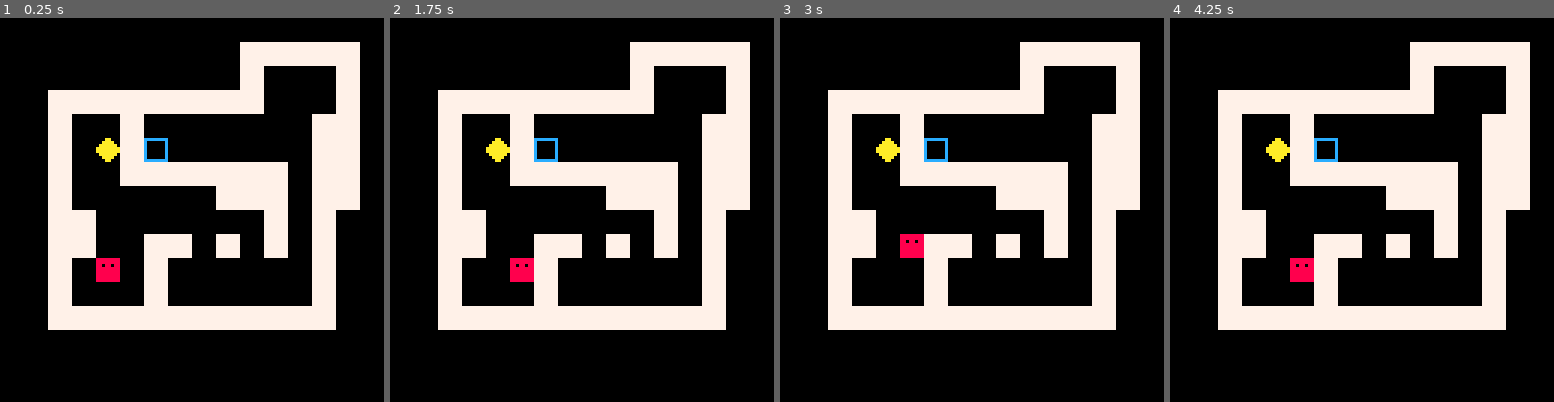
Above: before the commit, frames 1-4 (left to right).
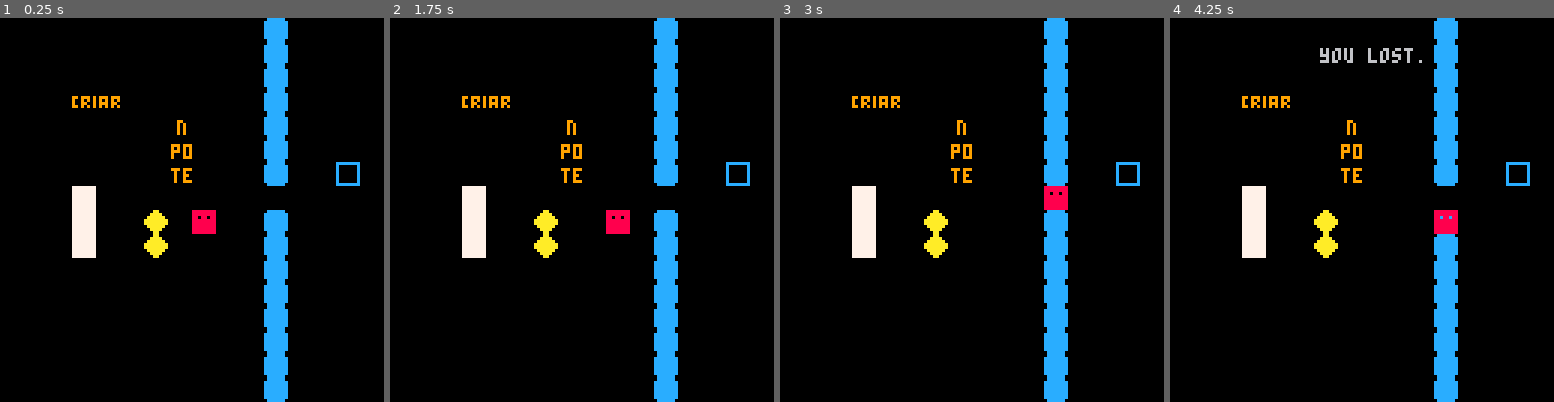
Above: after the commit, the same moments.

Repository: antonio-evaldo/sokoban
Game: PICO-8 cartridge sokoban.p8
Two runs of this game, one before a commit and one after it. Both use one fixed random seed, a clock stepped at 60 frames per second and the inputs below.
Inputs:
- Up to frame 1 (0.25 s): no input
- Up to frame 2 (1.75 s): hold Right from 1.6 s (still down)
- Up to frame 3 (3 s): release Right at 2.1 s; hold Up 2.15-2.42 s; hold Right from 2.47 s (still down)
- Up to frame 4 (4.25 s): release Right at 3.03 s; hold Left 3.08-3.58 s; hold Down 3.63-3.97 s; hold Right from 4.02 s (still down)

The runs differ from the first frame. In frame 1, 32% of the frame differs, in the area x 12-94%, y 0-100%; in frame 2, 32%; in frame 3, 32%; in frame 4, 32%.

Commit message:
chore: atualiza cartucho

Diff:
--- a/sokoban.p8
+++ b/sokoban.p8
@@ -3,15 +3,28 @@
 __lua__
 function _init()
   win = false
+  game_over = false
 
   sprites = {
     wall = 1,
     box = 2,
     goal = 3,
-    player = 16
+    water = 4,
+    player = 16,
+    pieces = {
+      criar = { 64, 65 },
+      po = 66,
+      n = 67,
+      te = 68
+    },
+    words = {
+      ponte = {
+        pieces = { 66, 67, 68 }
+      }
+    }
   }
 
-  level = 3
+  level = 2
 
   make_player()
   make_boxes()
@@ -19,7 +32,7 @@
 end
 
 function _update()
-  if not win then
+  if not win and not game_over then
     move_player_and_boxes()
     check_win()
   end
@@ -32,7 +45,11 @@
   draw_player()
   draw_boxes()
 
-  if (win) print('you won!', 50, 10)
+  if win then
+    print('you won!', 50, 10)
+  elseif game_over then
+    print('you lost.', 50, 10)
+  end
 end
 -->8
 function make_player()
@@ -44,11 +61,7 @@
 end
 
 function make_boxes()
-  box = {
-    x = nil,
-    y = nil,
-    sprite = sprites.box
-  }
+  boxes = {}
 end
 
 function move_player_and_boxes()
@@ -58,37 +71,74 @@
   if (btnp(1)) move.x = 8
   if (btnp(2)) move.y = -8
   if (btnp(3)) move.y = 8
-  local newplayerx = player.x + move.x
-  local newplayery = player.y + move.y
-
-  if collinding_wall(newplayerx, newplayery) then return end
-
-  if not collinding_box(newplayerx, newplayery) then
+  local newplayerpos = {
+    x = player.x + move.x,
+    y = player.y + move.y
+  }
+
+  if collinding_wall(newplayerpos) then return end
+
+  if collinding_water(newplayerpos) then game_over = true end
+
+  if not collinding_box(newplayerpos) then
     player.x += move.x
     player.y += move.y
   end
 
-  if collinding_box(newplayerx, newplayery) and not collinding_wall(box.x + move.x, box.y + move.y) then
-    player.x += move.x
-    player.y += move.y
-
-    box.x += move.x
-    box.y += move.y
-  end
-end
-
-function collinding_wall(x, y)
-  return mget_coord(x, y) == sprites.wall
-end
-
-function collinding_box(x, y)
-  return x == box.x and y == box.y
+  if collinding_box(newplayerpos) then
+    local box_id = get_collinding_box(newplayerpos)
+
+    local newboxpos = {
+      x = newplayerpos.x + move.x,
+      y = newplayerpos.y + move.y
+    }
+
+    if not collinding_wall(newboxpos) then
+      player.x += move.x
+      player.y += move.y
+
+      boxes[box_id].x += move.x
+      boxes[box_id].y += move.y
+    end
+    -- and can_move(newplayerpos, move)
+  end
+end
+
+function can_move(point, move)
+  return true
+  -- return collinding_nothing(box.x + move.x, box.y + move.y)
+  -- return not collinding_wall(box.x + move.x, box.y + move.y)
+  -- return false
+end
+
+function collinding_nothing(point)
+  return mget_coord(point.x, point.y) == 0
+end
+
+function collinding_wall(point)
+  return mget_coord(point.x, point.y) == sprites.wall
+end
+
+function collinding_water(point)
+  return mget_coord(point.x, point.y) == sprites.water
+end
+
+function collinding_box(point)
+  for box in all(boxes) do
+    if (point.x == box.x and point.y == box.y) return true
+  end
+end
+
+function get_collinding_box(point)
+  for box in all(boxes) do
+    if (point.x == box.x and point.y == box.y) return box.id
+  end
 end
 
 function check_win()
-  if mget_coord(box.x, box.y) == sprites.goal then
-    win = true
-  end
+  -- if mget_coord(box.x, box.y) == sprites.goal then
+  --   win = true
+  -- end
 end
 
 function draw_player()
@@ -96,19 +146,25 @@
 end
 
 function draw_boxes()
-  spr(box.sprite, box.x, box.y)
+  for box in all(boxes) do
+    spr(sprites.box, box.x, box.y)
+  end
 end
 -->8
 function make_map()
+  local box_id = 1
+
   for x = 0, 15 do
     for y = 0, 15 do
       if mget_in_level(x, y) == player.sprite then
         player.x = x * 8
         player.y = y * 8
         mset_in_level(x, y, 0) -- remove player from static map
-      elseif mget_in_level(x, y) == box.sprite then
-        box.x = x * 8
-        box.y = y * 8
+      elseif mget_in_level(x, y) == sprites.box then
+        add(boxes, { id = box_id, x = x * 8, y = y * 8 })
+
+        box_id += 1
+
         mset_in_level(x, y, 0) -- remove box from static map
       end
     end
@@ -166,11 +222,11 @@
 00111100000000000000000000000000000000000000000000000000000000000000000000000000000000000000000000000000000000000000000000000000
 00000000000000000000000000000000000000000000000000000000000000000000000000000000000000000000000000000000000000000000000000000000
 00000000000000000000000000000000000000000000000000000000000000000000000000000000000000000000000000000000000000000000000000000000
-99099909099909990999099900099000999009990000000000000000000000000000000000000000000000000000000000000000000000000000000000000000
-90090909090909090909090900090900090009000000000000000000000000000000000000000000000000000000000000000000000000000000000000000000
-90099009099909900999090900090900090009900000000000000000000000000000000000000000000000000000000000000000000000000000000000000000
-99090909090909090900090900090900090009000000000000000000000000000000000000000000000000000000000000000000000000000000000000000000
-00000000000000000900099900090900090009990000000000000000000000000000000000000000000000000000000000000000000000000000000000000000
+99099909099909990999099900099000099909990000000000000000000000000000000000000000000000000000000000000000000000000000000000000000
+90090909090909090909090900090900009009000000000000000000000000000000000000000000000000000000000000000000000000000000000000000000
+90099009099909900999090900090900009009900000000000000000000000000000000000000000000000000000000000000000000000000000000000000000
+99090909090909090900090900090900009009000000000000000000000000000000000000000000000000000000000000000000000000000000000000000000
+00000000000000000900099900090900009009990000000000000000000000000000000000000000000000000000000000000000000000000000000000000000
 __map__
 0000000000000000000000000000000000000000000000000000000400000000000000000000000000000000000000000000000000000000000000000000000000000000000000000000000000000000000000000000000000000000000000000000000000000000000000000000000000000000000000000000000000000000
 0000000000000000000000000000000000000000000000000000000400000000000000000000000000000101010101000000000000000000000000000000000000000000000000000000000000000000000000000000000000000000000000000000000000000000000000000000000000000000000000000000000000000000
@@ -178,11 +234,13 @@
 0000000000010101010000000000000000000040410000000000000400000000000001010101010101010100000001000000000000000000000000000000000000000000000000000000000000000000000000000000000000000000000000000000000000000000000000000000000000000000000000000000000000000000
 0000000000010003010000000000000000000000000000430000000400000000000001000001000000000000000101000000000000000000000000000000000000000000000000000000000000000000000000000000000000000000000000000000000000000000000000000000000000000000000000000000000000000000
 0000000000010000010000000000000000000000000000420000000400000000000001000201030000000000000101000000000000000000000000000000000000000000000000000000000000000000000000000000000000000000000000000000000000000000000000000000000000000000000000000000000000000000
-0000000000010010010101000000000000000010000000440000000400000000000001000001010101010101000101000000000000000000000000000000000000000000000000000000000000000000000000000000000000000000000000000000000000000000000000000000000000000000000000000000000000000000
-0000000000010000000001000000000000000000000000000000000400000000000001000000000000010101000101000000000000000000000000000000000000000000000000000000000000000000000000000000000000000000000000000000000000000000000000000000000000000000000000000000000000000000
-0000000000010000020001000000000000000000000000000000000400000000000001010000000000000001000100000000000000000000000000000000000000000000000000000000000000000000000000000000000000000000000000000000000000000000000000000000000000000000000000000000000000000000
-0000000000010000010101000000000000000000000000000000000400000000000001010000010100010001000100000000000000000000000000000000000000000000000000000000000000000000000000000000000000000000000000000000000000000000000000000000000000000000000000000000000000000000
+0000000000010010010101000000000000000000000000440000000400000300000001000001010101010101000101000000000000000000000000000000000000000000000000000000000000000000000000000000000000000000000000000000000000000000000000000000000000000000000000000000000000000000
+0000000000010000000001000000000000000001000000000000000000000000000001000000000000010101000101000000000000000000000000000000000000000000000000000000000000000000000000000000000000000000000000000000000000000000000000000000000000000000000000000000000000000000
+0000000000010000020001000000000000000001000002001000000400000000000001010000000000000001000100000000000000000000000000000000000000000000000000000000000000000000000000000000000000000000000000000000000000000000000000000000000000000000000000000000000000000000
+0000000000010000010101000000000000000001000002000000000400000000000001010000010100010001000100000000000000000000000000000000000000000000000000000000000000000000000000000000000000000000000000000000000000000000000000000000000000000000000000000000000000000000
 0000000000010000010000000000000000000000000000000000000400000000000001001000010000000000000100000000000000000000000000000000000000000000000000000000000000000000000000000000000000000000000000000000000000000000000000000000000000000000000000000000000000000000
 0000000000010101010000000000000000000000000000000000000400000000000001000000010000000000000100000000000000000000000000000000000000000000000000000000000000000000000000000000000000000000000000000000000000000000000000000000000000000000000000000000000000000000
 0000000000000000000000000000000000000000000000000000000400000000000001010101010101010101010100000000000000000000000000000000000000000000000000000000000000000000000000000000000000000000000000000000000000000000000000000000000000000000000000000000000000000000
 0000000000000000000000000000000000000000000000000000000400000000000000000000000000000000000000000000000000000000000000000000000000000000000000000000000000000000000000000000000000000000000000000000000000000000000000000000000000000000000000000000000000000000
+0000000000000000000000000000000000000000000000000000000400000000000000000000000000000000000000000000000000000000000000000000000000000000000000000000000000000000000000000000000000000000000000000000000000000000000000000000000000000000000000000000000000000000
+0000000000000000000000000000000000000000000000000000000400000000000000000000000000000000000000000000000000000000000000000000000000000000000000000000000000000000000000000000000000000000000000000000000000000000000000000000000000000000000000000000000000000000
